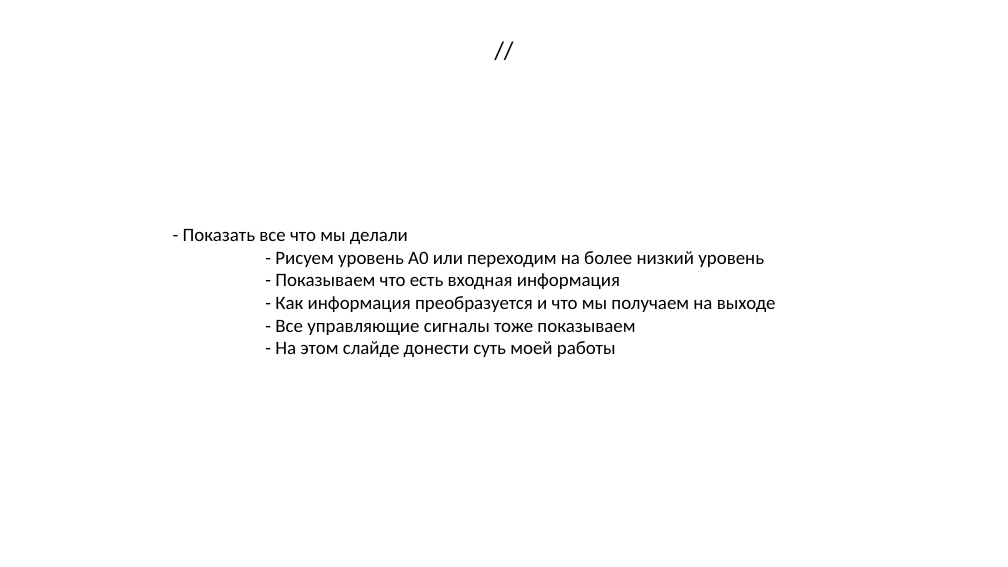
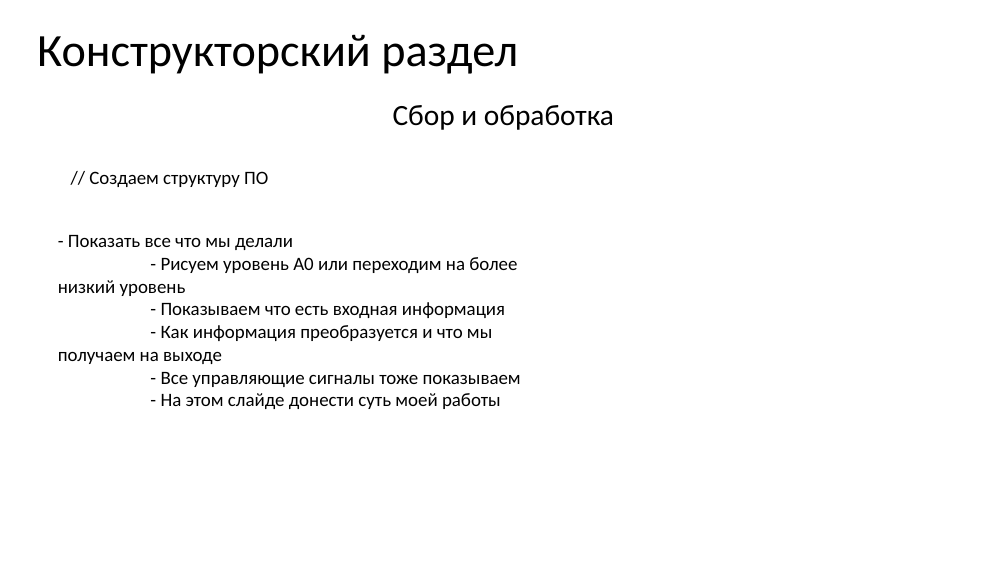
Before and after one commit to Kirmark/bachelor-qualification-work, a slide deck: slide 6 of presentation/presentation.pptx (slide 5 before the commit). Drawn at 1008x567 pixels with LibreOffice and Linux fonts; fonts in the diff are those of the drawing. Boxes give left, top, right and bottom in pixels: in the first picture for what was removed or moved away, otherwise in the second. Text is boxed around its words. In the diff, an @@ line names an element or a change of style, - is before the commit and + after.

```diff
--- a/presentation/presentation.pptx
+++ b/presentation/presentation.pptx
@@ text added at (37,34,518,74), 44 pt, text #000000 @@
+Конструкторский раздел
@@ subtitle removed at (126,34,882,171) @@
-//
@@ text added at (393,105,614,130), 28 pt, text #000000 @@
+Сбор и обработка
@@ text added at (89,171,268,187), 18 pt, text #000000 @@
+// Создаем структуру ПО
@@ text "- Показать все что мы ..." rewrapped from (183,229,776,357) to (58,235,521,409) @@
```
Also in this commit, not shown: 6 other slides changed, 4 slides added, 2 slides removed, 31 other files.
